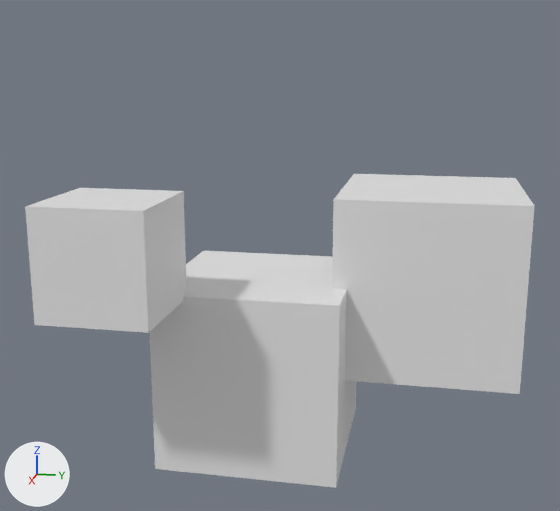
An edit to the OBJ model models/sample.obj, drawn before and after from the same camera.
Camera for both pictures: a 50 mm lens placed at (2.129, 0.399, 0.973), pointed at (0.16, 0.005, 0.481). Arrows for +X, +Y and +Z are at lower left; the lights stay in place. Where no turn or scale is listed for an object, it has been applied to the vertices.
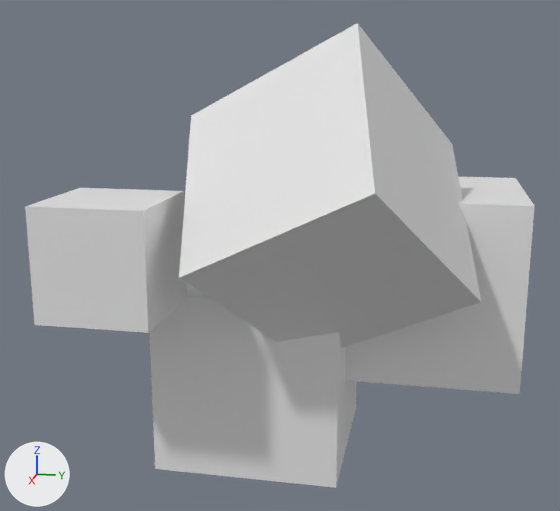
The edits, one by one:
me_cube has 24 vertices, 18 faces and spans x -0.353..0.55, y -0.501..0.644, z -0.105..0.664.
me_cube is used by ob_cube; location (0.0, 0.0, 0.0).
me_cube part 1: the loose piece of 8 vertices spanning x 0.269..0.55, y -0.501..-0.221, z 0.383..0.664 is copied, and the copy is multiplied about its middle by the matrix ((1.154, 0.379, -1.301), (-0.825, 1.552, -0.279), (1.075, 0.784, 1.182)), then moved by (-0.161, 0.508, 0.115); it spans x -0.15..0.646, y -0.226..0.52, z 0.212..1.066.

Changed parts and their boxes (x1, y1, x2, y2) in the pictures (560 x 511 px):
'Cube', reshaped (48% taller)
    before: (25, 174, 535, 488)
    after: (25, 23, 535, 488)
part 1 of me_cube, added
    after: (179, 23, 481, 348)
